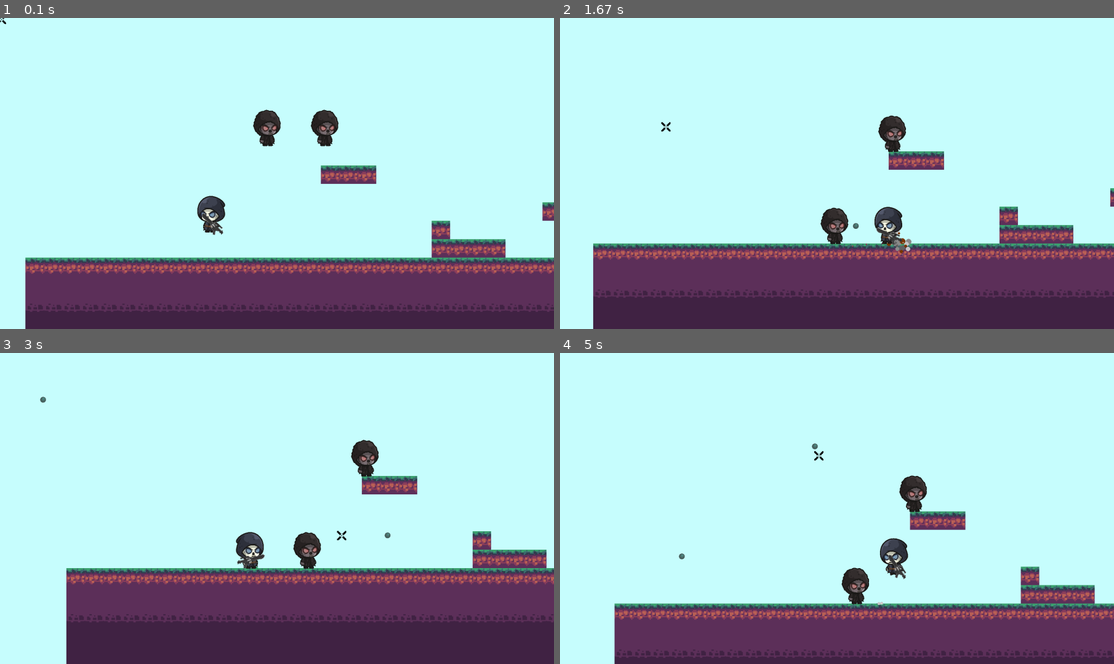
Above: before the commit, frames 1-4 (two rows, left to right).
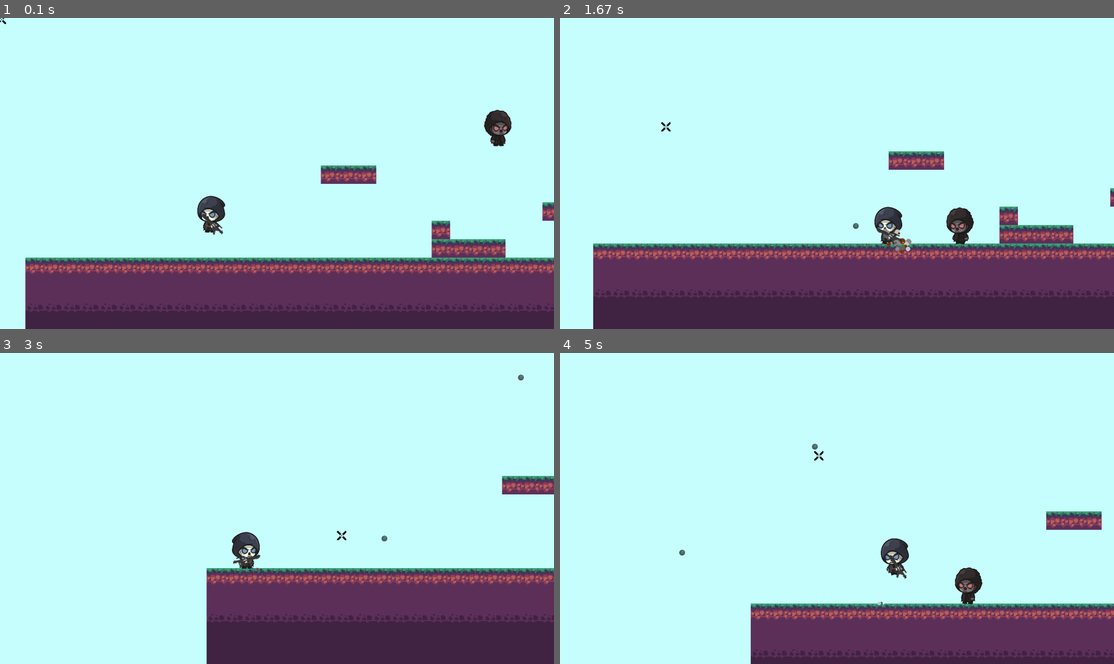
Above: after the commit, the same moments.

Repository: 000Nobody/Pygame-Platformer-Shooter
Game: pygame game, started from main.py
Same seed, same stepped clock (60 frames per second), same inputs: the game is played once before the commit and once after it.
Inputs (mouse positions are in pixels of both pictures, inside the frame that each line leads up to):
- Up to frame 1 (0.1 s): no input
- Up to frame 2 (1.67 s): hold D 0.33-0.8 s; move the mouse to (814, 189) at 0.37 s; hold W 0.83-1.13 s; move the mouse to (1014, 164) at 0.87 s; click (892, 241) at 1.22 s; hold D from 1.5 s (still down); click (665, 126) at 1.58 s
- Up to frame 3 (3 s): release D at 1.97 s; hold A 2-2.53 s; click (360, 399) at 2.08 s; hold A 2.57-2.97 s; click (343, 536) at 2.65 s
- Up to frame 4 (5 s): hold W 3-3.37 s; tap Space at 3.07, 3.47, 3.77, 4.13, 4.43, 4.63, 4.93 s; click (848, 402) at 3.08 s; hold D 3.4-4.03 s; click (637, 499) at 3.48 s; hold A 4.07-4.53 s; click (842, 542) at 4.15 s; hold D from 4.57 s (still down); click (820, 455) at 4.65 s

The runs differ from the first frame. In frame 1, 1.3% of the frame differs, in the area x 35-93%, y 29-70%; in frame 2, 1.3%; in frame 3, 13%, in the area x 7-100%, y 6-100%; in frame 4, 11%.

Commit message:
Did more work on enemies, levels, and bullet collisions

Diff:
--- a/main.py
+++ b/main.py
@@ -1,4 +1,4 @@
-import pygame, math, sys, os, random, time
+import pygame, math, sys, os, random
 from pygame.locals import *
 
 pygame.mixer.pre_init(44100, -16, 2, 2048)
@@ -10,13 +10,15 @@
 WINDOW_SIZE = (1920, 1080)
 
 screen = pygame.display.set_mode(WINDOW_SIZE, FULLSCREEN | DOUBLEBUF)
-screen.set_alpha(None)
+
+display = pygame.Surface(WINDOW_SIZE)
 
 pygame.mouse.set_visible(False)
 
 scroll = [0,0]
 gravity_strength = 1.8
 bullets = []
+enemy_bullets = []
 tile_rects = []
 particles = []
 enemies = []
@@ -24,6 +26,11 @@
 #-----Load Images-----
 cursor = pygame.transform.scale(pygame.image.load('data/images/cursor.png'), (32, 32)).convert()
 cursor.set_colorkey((255, 255, 255))
+
+bgback = pygame.image.load('data/images/backgrounds/BGBack.png').convert_alpha()
+bgfront = pygame.image.load('data/images/backgrounds/BGFront.png').convert_alpha()
+cloudsback = pygame.image.load('data/images/backgrounds/CloudsBack.png').convert_alpha()
+cloudsfront = pygame.image.load('data/images/backgrounds/CloudsFront.png').convert_alpha()
 
 grass = pygame.image.load('data/images/grass.png').convert()
 ground1 = pygame.image.load('data/images/ground1.png').convert()
@@ -31,8 +38,7 @@
 ground3 = pygame.image.load('data/images/ground3.png').convert()
 ground4 = pygame.image.load('data/images/ground4.png').convert()
 
-gun_img = pygame.image.load('data/images/gun.png').convert()
-gun_img.set_colorkey((255, 255, 255))
+gun_img = pygame.image.load('data/images/gun.png').convert_alpha()
 
 projectile_img = pygame.image.load('data/images/projectile.png').convert()
 projectile_img.set_colorkey((0, 0, 0))
@@ -43,8 +49,7 @@
 		image_path = 'data/' + folder_name + '/' + action
 		animation_database.update({action:[]})
 		for image in os.listdir(image_path):
-			image_id = pygame.image.load(image_path + '/' + image).convert()
-			image_id.set_colorkey((0, 0, 0))
+			image_id = pygame.image.load(image_path + '/' + image).convert_alpha()
 			animation_database[action].append(pygame.transform.scale(image_id, (200, 200)))
 	return animation_database
 
@@ -53,9 +58,12 @@
 jump_sound = pygame.mixer.Sound('data/sounds/jump.wav')
 shoot_sound = pygame.mixer.Sound('data/sounds/shoot.wav')
 explosion_sound = pygame.mixer.Sound('data/sounds/explosion.wav')
+enemy_hit_sound = pygame.mixer.Sound('data/sounds/enemy_hit.wav')
+enemy_death_sound = pygame.mixer.Sound('data/sounds/enemy_death.wav')
 jump_sound.set_volume(0.8)
 shoot_sound.set_volume(0.5)
 explosion_sound.set_volume(0.7)
+enemy_hit_sound.set_volume(0.7)
 
 pygame.mixer.music.load('data/sounds/bgmusic.wav')
 pygame.mixer.music.set_volume(0.6)
@@ -86,15 +94,15 @@
 			x = 0
 			for tile in layer:
 				if tile == '1':
-					screen.blit(grass, (x*self.tile_size[0] - scroll[0], y*self.tile_size[1] - scroll[1]))
+					display.blit(grass, (x*self.tile_size[0] - scroll[0], y*self.tile_size[1] - scroll[1]))
 				if tile == '2':
-					screen.blit(ground1, (x*self.tile_size[0] - scroll[0], y*self.tile_size[1] - scroll[1]))
+					display.blit(ground1, (x*self.tile_size[0] - scroll[0], y*self.tile_size[1] - scroll[1]))
 				if tile == '3':
-					screen.blit(ground2, (x*self.tile_size[0] - scroll[0], y*self.tile_size[1] - scroll[1]))
+					display.blit(ground2, (x*self.tile_size[0] - scroll[0], y*self.tile_size[1] - scroll[1]))
 				if tile == '4':
-					screen.blit(ground3, (x*self.tile_size[0] - scroll[0], y*self.tile_size[1] - scroll[1]))
+					display.blit(ground3, (x*self.tile_size[0] - scroll[0], y*self.tile_size[1] - scroll[1]))
 				if tile == '5':
-					screen.blit(ground4, (x*self.tile_size[0] - scroll[0], y*self.tile_size[1] - scroll[1]))
+					display.blit(ground4, (x*self.tile_size[0] - scroll[0], y*self.tile_size[1] - scroll[1]))
 				if tile != '0':
 					tile_rects.append(pygame.Rect(int(x*self.tile_size[0]), int(y*self.tile_size[1]), self.tile_size[0], self.tile_size[1]))
 				x += 1
@@ -134,8 +142,8 @@
 		if self.moving_left:
 			self.movement[0] = -self.vel
 		if self.jumping:
-			player.vertical_momentum = -player.jump_height
-			player.times_jumped += 1
+			self.vertical_momentum = -self.jump_height
+			self.times_jumped += 1
 			jump_sound.play()
 			for i in range(5):
 				particles.append(Particle(player.rect.midbottom[0], player.rect.midbottom[1], [(150, 150, 150), (255, 255, 255), (200, 200, 200)], -40, 40, -5, 0, 2, 10, 0.8, 0.2))
@@ -178,9 +186,13 @@
 	def die(self):
 		pygame.mixer.music.fadeout(1000)
 		death_sound.play()
-		time.sleep(1)
-		self.rect.x = self.pos[0]
-		self.rect.y = self.pos[1]
+		self.rect.x = levels[self.level].player_pos[0]
+		self.rect.y = levels[self.level].player_pos[0]
+		enemies.clear()
+		bullets.clear()
+		particles.clear()
+		for enemy_pos in levels[self.level].enemy_pos:
+			enemies.append(Enemy(enemy_pos, 75, 125, 100, 1000, 1000))
 		pygame.mixer.music.play(-1)
 		self.living = True
 
@@ -206,12 +218,17 @@
 
 		current_image = self.animation_database[self.action][self.frame//self.animation_speed]
 
-		screen.blit(pygame.transform.flip(current_image, self.flip, False), (int(self.rect.x - 60 - scroll[0]), int(self.rect.y - 40 - scroll[1])))
-		# pygame.draw.rect(screen, (0, 0, 0), self.rect, 1)
+		display.blit(pygame.transform.flip(current_image, self.flip, False), (int(self.rect.x - 60 - scroll[0]), int(self.rect.y - 40 - scroll[1])))
+		# pygame.draw.rect(display, (0, 0, 0), self.rect, 1)
 
 	def change_level(self, new_level):
+		enemies.clear()
+		particles.clear()
+		bullets.clear()
 		self.level = new_level
-		self.rect.topleft = levels[self.level].player_pos
+		self.rect.topleft = levels[new_level].player_pos
+		for enemy_pos in levels[new_level].enemy_pos:
+			enemies.append(Enemy(enemy_pos, 75, 125, 100, 1000, 1000))
 
 	def looking(self, mousepos):
 		if mousepos[0] <= self.rect.centerx - scroll[0]:
@@ -227,13 +244,15 @@
 		self.frame = frame
 
 class Enemy():
-	def __init__(self, start_pos, width, height, vel, jump_height, pathfind_range):
+	def __init__(self, start_pos, width, height, health, pathfind_range, attack_range):
 		self.start_pos = start_pos
 		self.width = width
 		self.height = height
-		self.vel = vel
-		self.jump_height = jump_height
+		self.health = health
+		self.vel = 5
+		self.jump_height = 20
 		self.pathfind_range = pathfind_range
+		self.attack_range = attack_range
 		self.movement = [0, 0]
 		self.moving_right = False
 		self.moving_left = False
@@ -248,15 +267,18 @@
 
 	def update(self):
 		self.move()
-		self.ai()
+		self.pathfind()
 		self.attack()
 		self.looking()
 
 	def move(self):
-		if self.moving_right == True:
+		if self.moving_right:
 			self.movement[0] = self.vel
-		if self.moving_left == True:
+		if self.moving_left:
 			self.movement[0] = -self.vel
+		if self.jumping:
+			self.vertical_momentum = -self.jump_height
+			self.jumping = False
 		self.movement[1] = self.vertical_momentum
 
 		self.collision_types = {'top':False,'bottom':False,'right':False,'left':False}
@@ -289,7 +311,6 @@
 		if self.collision_types['top']:
 			self.vertical_momentum = 0
 
-
 	def draw(self):
 		if self.moving_right or self.moving_left:
 				self.change_action(self.action, 'Walking', self.frame)
@@ -307,7 +328,7 @@
 
 		current_image = self.animation_database[self.action][self.frame//self.animation_speed]
 
-		screen.blit(pygame.transform.flip(current_image, self.flip, False), (int(self.rect.x - 60 - scroll[0]), int(self.rect.y - 40 - scroll[1])))
+		display.blit(pygame.transform.flip(current_image, self.flip, False), (int(self.rect.x - 60 - scroll[0]), int(self.rect.y - 40 - scroll[1])))
 
 	def change_action(self, current_action, new_action, frame):
 		if current_action != new_action:
@@ -317,13 +338,26 @@
 		self.frame = frame
 
 	def attack(self):
-		print(math.sqrt(abs((self.rect.centerx - player.rect.centerx)**2 + (self.rect.centery - player.rect.centery))))
-		if math.sqrt(abs((self.rect.centerx - player.rect.centerx)**2 + (self.rect.centery - player.rect.centery))) <= self.pathfind_range:
+		if math.sqrt(abs((self.rect.centerx - player.rect.centerx)**2 + (self.rect.centery - player.rect.centery)**2)) <= self.attack_range:
 			pass
-
-	def ai(self):
-		if math.sqrt(abs((self.rect.centerx - player.rect.centerx)**2 + (self.rect.centery - player.rect.centery))) <= self.pathfind_range:
-			pass
+		if self.rect.colliderect(player.rect):
+			player.die()
+
+	def pathfind(self):
+		if math.sqrt(abs((self.rect.centerx - player.rect.centerx)**2 + (self.rect.centery - player.rect.centery)**2)) <= self.pathfind_range:
+			if 10 > abs(self.rect.x - player.rect.x) > 0:
+				self.vel = 0
+			else:
+				self.vel = 5
+				if self.rect.centerx > player.rect.centerx:
+					self.moving_left = True
+					self.moving_right = False
+				if self.rect.centerx < player.rect.centerx:
+					self.moving_right = True
+					self.moving_left = False
+		if self.collision_types['left'] or self.collision_types['right']:
+			self.jumping = True
+
 
 	def looking(self):
 		if self.moving_right:
@@ -352,14 +386,14 @@
 		if player.flip:
 			rotated_gun = pygame.transform.rotate(self.image, angle)
 			rect = rotated_gun.get_rect()
-			screen.blit(pygame.transform.flip(rotated_gun, False, False), (self.x - (rect.width/2), self.y - (rect.height/2)))
+			display.blit(pygame.transform.flip(rotated_gun, False, False), (self.x - (rect.width/2), self.y - (rect.height/2)))
 		if not player.flip:
 			rotated_gun = pygame.transform.rotate(self.image, -angle)
 			rect = rotated_gun.get_rect()
-			screen.blit(pygame.transform.flip(rotated_gun, False, True), (self.x - (rect.width/2), self.y - (rect.height/2)))
+			display.blit(pygame.transform.flip(rotated_gun, False, True), (self.x - (rect.width/2), self.y - (rect.height/2)))
 
 		self.gun_rect = pygame.Rect(self.x - (rect.width/2), self.y - (rect.height/2), self.image.get_width(), self.image.get_height())
-		# pygame.draw.rect(screen, (0, 0, 0), self.gun_rect, 1)
+		# pygame.draw.rect(display, (0, 0, 0), self.gun_rect, 1)
 
 class Projectile():
 	def __init__(self, x, y, radius, vel, damage, angle, color):
@@ -384,8 +418,8 @@
 		global projectile_img
 		self.rect = pygame.Rect(self.x - self.radius, self.y - self.radius, self.radius * 2, self.radius * 2)
 		projectile_img = pygame.transform.scale(projectile_img, (self.radius * 2, self.radius * 2))
-		screen.blit(projectile_img, (int(self.x - scroll[0] - self.radius), int(self.y - scroll[1] - self.radius)))
-		# pygame.draw.rect(screen, (0, 0, 0), self.rect)
+		display.blit(projectile_img, (int(self.x - scroll[0] - self.radius), int(self.y - scroll[1] - self.radius)))
+		# pygame.draw.rect(display, (0, 0, 0), self.rect)
 
 	def collision_check(self, rects, tiles):
 		self.collision_types = {'top':False,'bottom':False,'right':False,'left':False}
@@ -425,16 +459,16 @@
 		self.yvel += self.gravity
 
 	def draw(self):
-		pygame.draw.circle(screen, self.color, (int(self.x - scroll[0]), int(self.y - scroll[1])), int(self.radius))
-
-levels = {'tutorial':Level(0, [600, 600], [(800, 300), (1000, 300)]), 'level1':Level(1, [600, 600], [800, 300])}
+		pygame.draw.circle(display, self.color, (int(self.x - scroll[0]), int(self.y - scroll[1])), int(self.radius))
+
+levels = {'tutorial':Level(0, [600, 600], [(1600, 300)]), 'level1':Level(1, [600, 600], [800, 300])}
 for level in levels:
 	levels[level].load_map()
 
 player = Player(75, 125, 10, 28)
 
 for enemy_pos in levels[player.level].enemy_pos:
-	enemies.append(Enemy(enemy_pos, 75, 125, 10, 28, 600))
+	enemies.append(Enemy(enemy_pos, 75, 125, 100, 1000, 1000))
 
 gun = Gun(gun_img)
 
@@ -450,28 +484,35 @@
 def update_cursor(mousepos):
 	cursor_rect = cursor.get_rect()
 	cursor_rect.center = mousepos
-	screen.blit(cursor, cursor_rect)
+	display.blit(cursor, cursor_rect)
 
 def draw():
 
-	screen.fill((200,255,255))
+	display.fill((200,255,255))
+
+	# display.blit(cloudsback, (0 - scroll[0]*0.8 - 500, 0 - scroll[1]*0.8 - 200))
+	# display.blit(cloudsfront, (0 - scroll[0]*0.6 - 500, 0 - scroll[1]*0.6 - 200))
+	# display.blit(bgback, (0 - scroll[0]*0.4 - 500, 0 - scroll[1]*0.4 - 200))
+	# display.blit(bgfront, (0 - scroll[0]*0.2 - 500, 0 - scroll[1]*0.2 - 200))
 
 	levels[player.level].draw()
+
+	for enemy in enemies:
+		enemy.draw()
+
+	player.draw()
 
 	for particle in particles:
 		particle.draw()
 
-	for enemy in enemies:
-		enemy.draw()
-
-	player.draw()
-
 	for bullet in bullets:
 		bullet.draw()
 
 	gun.draw(gun.get_angle(pygame.mouse.get_pos()))
 
 	update_cursor(pygame.mouse.get_pos())
+
+	screen.blit(display, (0, 0))
 
 	pygame.display.update()
 
@@ -493,7 +534,7 @@
 			mx, my = event.pos
 			slopex = mx - (player.rect.centerx - scroll[0] + 5)
 			slopey = my - (player.rect.centery - scroll[1] + 35)
-			bullets.append(Projectile(player.rect.centerx + 5, player.rect.centery + 35, 10, 14, 10, math.atan2(slopey, slopex), (0, 100, 255)))
+			bullets.append(Projectile(player.rect.centerx + 5, player.rect.centery + 35, 10, 14, 15, math.atan2(slopey, slopex), (0, 100, 255)))
 			shoot_sound.play()
 
 		if event.type == pygame.KEYDOWN:
@@ -526,6 +567,13 @@
 	for bullet in bullets:
 		if len(bullets) <= 20:
 			bullet.update()
+			for enemy in enemies:
+				if bullet.rect.colliderect(enemy.rect):
+					bullets.remove(bullet)
+					enemy.health -= bullet.damage
+					enemy_hit_sound.play()
+					for i in range(8):
+						particles.append(Particle(bullet.x, bullet.y, [(50, 50, 50), (180, 30, 30), (180, 30, 30), (150, 150, 150)], -25, 25, -50, 0, 3, 10, 0.4, 0.2))
 			if bullet.collision_types['top'] or bullet.collision_types['bottom'] or bullet.collision_types['right'] or bullet.collision_types['left']:
 				bullets.remove(bullet)
 				explosion_sound.play()
@@ -555,7 +603,13 @@
 			particles.remove(particle)
 
 	for enemy in enemies:
-		enemy.update()
+		if enemy.health <= 0 or enemy.rect.y >= 1080:
+			enemies.remove(enemy)
+			enemy_death_sound.play()
+			for i in range(50):
+				particles.append(Particle(enemy.rect.centerx, enemy.rect.centery, [(140, 140, 140), (255, 50, 50), (255, 50, 50), (255, 50, 50), (50, 50, 50)], -40, 40, -80, 0, 4, 15, 0.4, 0.2))
+		else:
+			enemy.update()
 
 	player.update()
 	gun.update()
Binary file added: data/images/backgrounds/BGBack.png
Binary file added: data/images/backgrounds/BGFront.png
Binary file added: data/images/backgrounds/CloudsBack.png
Binary file added: data/images/backgrounds/CloudsFront.png
Binary file removed: data/images/backgrounds/bgclouds.png
Binary file removed: data/images/backgrounds/fgclouds.png
Binary file removed: data/images/backgrounds/mountains.png
Binary file removed: data/player_images/Sliding/0_Reaper_Man_Sliding_000.png
Binary file removed: data/player_images/Sliding/0_Reaper_Man_Sliding_001.png
Binary file removed: data/player_images/Sliding/0_Reaper_Man_Sliding_002.png
Binary file removed: data/player_images/Sliding/0_Reaper_Man_Sliding_003.png
Binary file removed: data/player_images/Sliding/0_Reaper_Man_Sliding_004.png
(and 3 more such lines)
